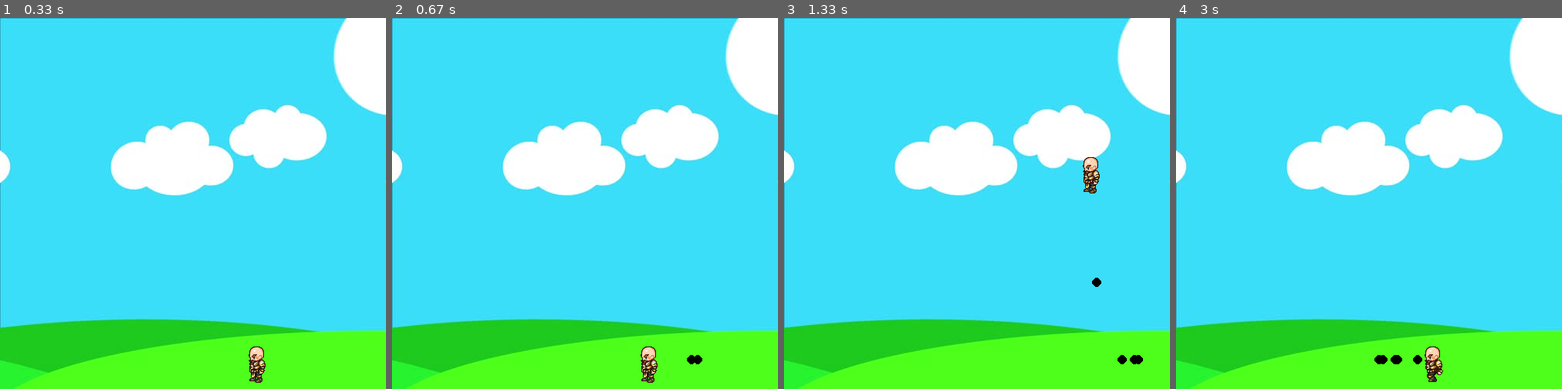
Above: before the commit, frames 1-4 (left to right).
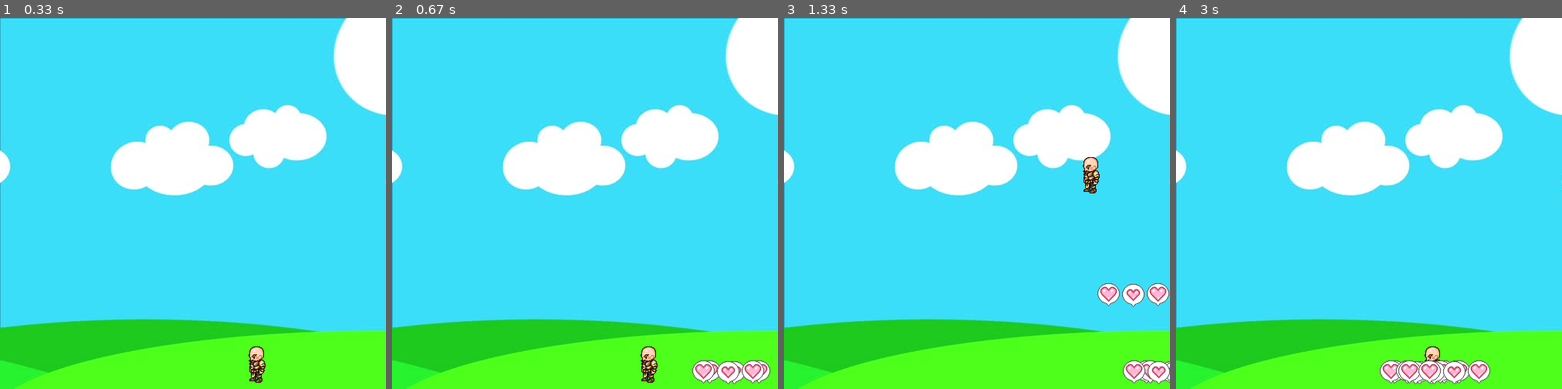
Above: after the commit, the same moments.

Repository: Jethet/python-games
Game: pygame game, started from pygame_learning/second_start.py
Two runs of this game, one before a commit and one after it. Both use one fixed random seed, a clock stepped at 60 frames per second and the inputs below.
Inputs:
- Up to frame 1 (0.33 s): no input
- Up to frame 2 (0.67 s): tap Space at 0.33 s
- Up to frame 3 (1.33 s): hold Right 0.67-1.13 s; tap Space at 0.73, 1.03, 1.23 s; hold Up from 1.17 s (still down)
- Up to frame 4 (3 s): release Up at 1.47 s; hold Right 1.5-1.97 s; tap Space at 1.57, 1.87, 2.07, 2.37, 2.63, 2.93 s; hold Left 2-2.53 s; hold Left 2.57-2.97 s

Frame 1 is identical in both runs. In frame 2, 1.1% of the frame differs, in the area x 76-98%, y 90-99%; in frame 3, 1.6%; in frame 4, 1.7%, in the area x 51-82%, y 90-99%.

Commit message:
Add heart icon, change code to shoot hearts

Diff:
--- a/pygame_learning/second_start.py
+++ b/pygame_learning/second_start.py
@@ -30,6 +30,7 @@
 ]
 bg = pygame.image.load("bg.jpg")
 char = pygame.image.load("standing.png")
+heart = pygame.image.load("heart.png")
 
 clock = pygame.time.Clock()
 
@@ -69,16 +70,18 @@
 
 
 class projectile(object):
-    def __init__(self, x, y, radius, color, facing):
+    def __init__(self, x, y, heart, facing):
         self.x = x
         self.y = y
-        self.radius = radius
-        self.color = color
+        self.heart = heart
+        # self.radius = radius
+        # self.color = color
         self.facing = facing
         self.speed = 8 * facing
 
     def draw(self, win):
-        pygame.draw.circle(win, self.color, (self.x, self.y), self.radius)
+        # pygame.draw.circle(win, self.color, (self.x, self.y), self.radius)
+        win.blit(heart, (self.x, self.y))
 
 def redrawGameWindow():
     win.blit(bg, (0, 0))
@@ -118,7 +121,7 @@
             bullets.append(
                 projectile(round(small_guy.x + small_guy.width // 2),
                 round(small_guy.y + small_guy.height // 2),
-                 6, (0, 0, 0), facing))
+                 6, facing))
 
     if keys[pygame.K_LEFT] and small_guy.x > small_guy.speed:
         small_guy.x -= small_guy.speed
Binary file added: pygame_learning/heart.png
